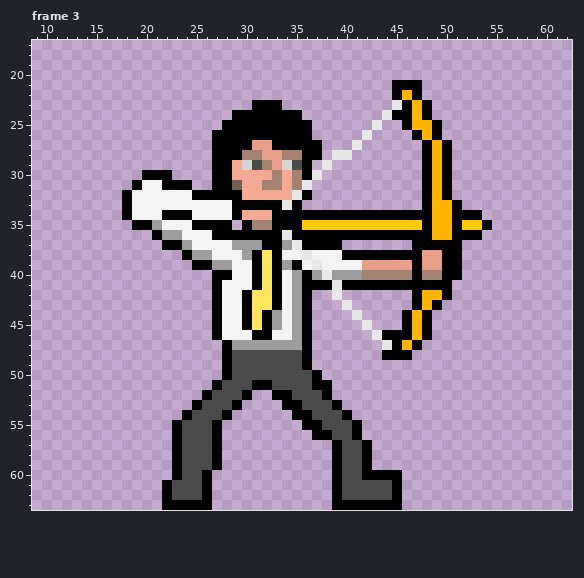
One commit to this pixel-art file: RobCantor.ase. Above, as it was before the edit.
64x64 pixels, 4 frames. Shown: frame 3: x 9..62, y 17..63. The commit also changed other frames, which this record leaves out.
And afterwards:
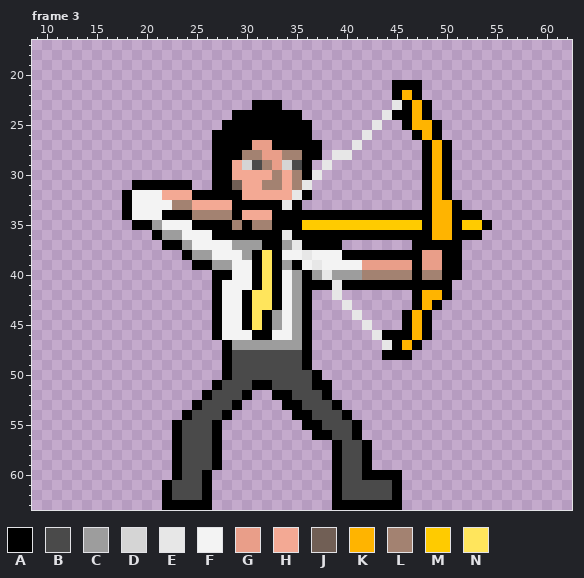
Palette (. is transparent): A #000000  B #4a4a4a  C #9d9d9d  D #d5d5d5  E #e7e7e7  F #f3f3f3  G #e99e89  H #f3a994  J #715f55  K #ffb400  L #a38271  M #ffcb00  N #ffe55c
Difference:
Frame 3:
The edit turns colour F into colour A in row 31 at x 20 to 21.
The edit turns colour F into colour H in row 32 at x 22 to 24; in row 33 at x 25 to 28.
There is now colour L in row 35 at x 29.
The edit turns colour F into colour L in row 33 at x 23 to 24; in row 34 at x 25 to 28.
Colour A is gone in row 30 at x 20 to 22.
